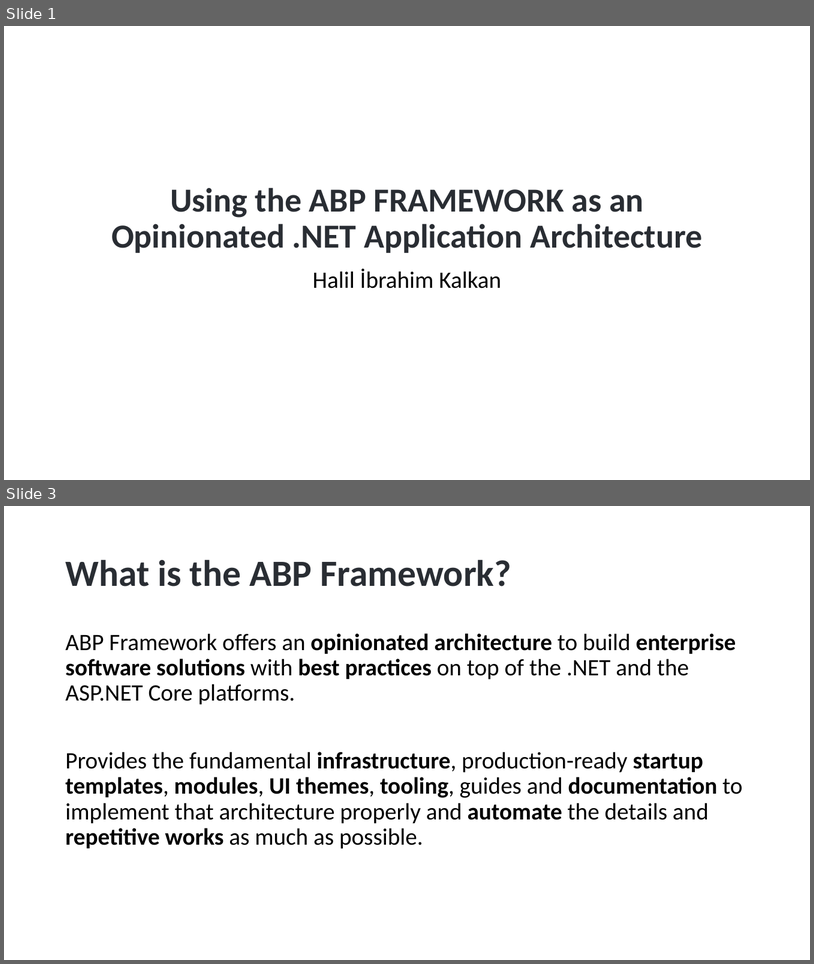
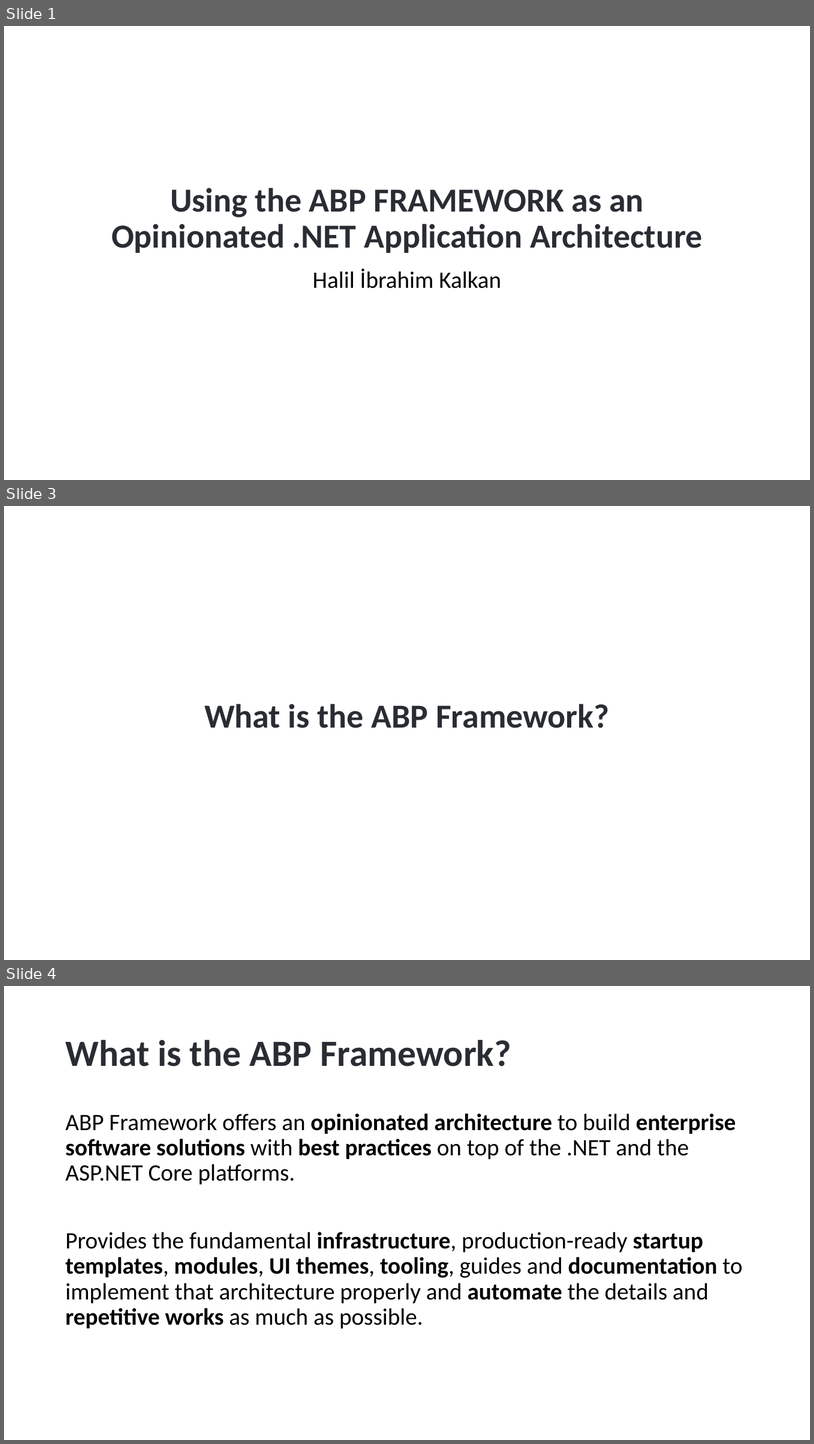
Before and after one commit to hikalkan/presentations, a slide deck: 2024-07-17 WeAreDevelopers Berlin/ABP.pptx. Shown one above the other, each under a label of ours: slides 1 and 3 before the commit, slides 1, 3 and 4 after it; the slides between them are not shown. The pictures are 814x964 and 814x1444 pixels, drawn with LibreOffice and Linux fonts; fonts in the diff are those of the drawing; background and template pictures are left out. Boxes give left, top, right and bottom in pixels: in the first picture for what was removed or moved away, otherwise in the second. Text is boxed around its words. In the diff, an @@ line names an element or a change of style, - is before the commit and + after.

```diff
--- a/2024-07-17 WeAreDevelopers Berlin/ABP.pptx
+++ b/2024-07-17 WeAreDevelopers Berlin/ABP.pptx
@@ slide 3 added at [4,506,810,960], background #FFFFFF @@
@@ title added at [204,703,609,728], 40 pt, text #292D33, bold @@
+What is the ABP Framework?
@@ what was slide 3 is now slide 4 @@
```
Also in this commit, not shown: 2 slides changed, 5 other slides added, 1 slide removed.
